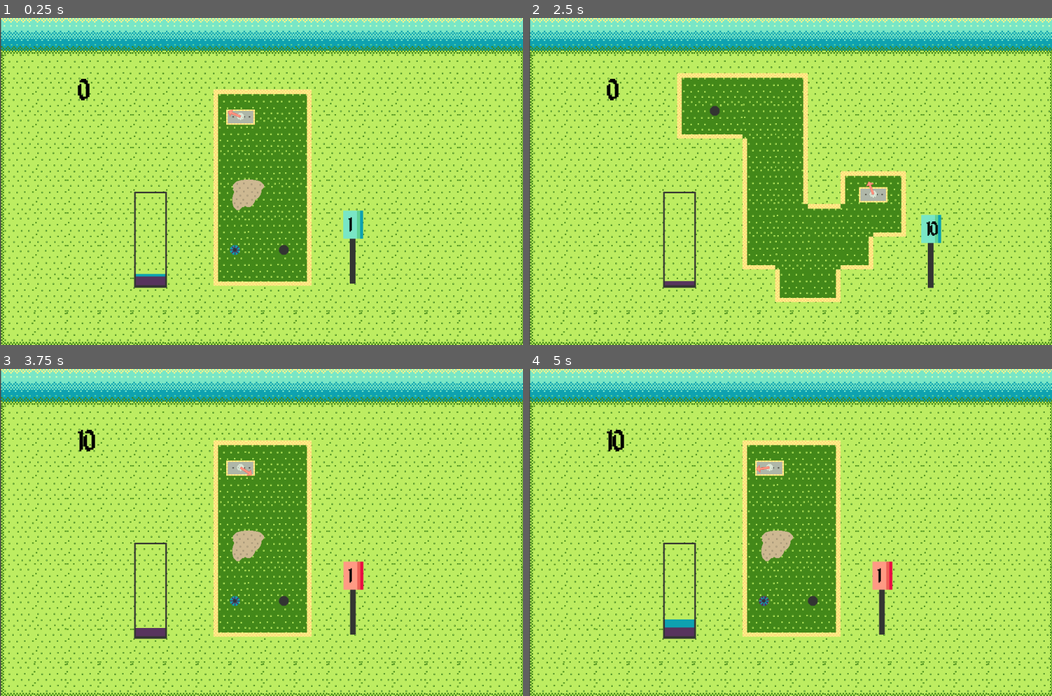
Above: before the commit, frames 1-4 (two rows, left to right).
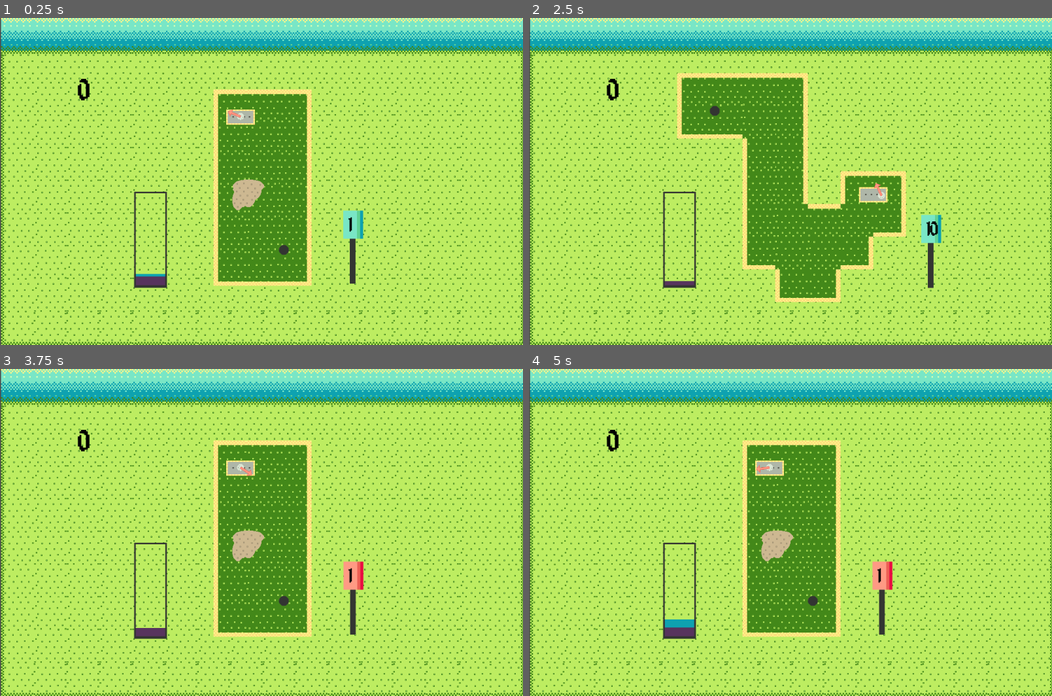
Above: after the commit, the same moments.

Repository: kenset/Par-One
Game: Godot game, scene res://PlayScene.tscn
Two runs of this game, one before a commit and one after it. Both use one fixed random seed, a clock stepped at 60 frames per second and the inputs below.
Inputs (mouse positions are in pixels of both pictures, inside the frame that each line leads up to):
- Up to frame 1 (0.25 s): no input
- Up to frame 2 (2.5 s): tap Enter at 0.5 s; move the mouse to (905, 165) at 0.52 s; hold H (hard_modifier) 0.53-1.28 s; tap 1 at 0.8, 1.35, 2.3 s; move the mouse to (685, 197) at 1.27 s; tap H (hard_modifier) at 1.55 s; move the mouse to (842, 109) at 2.02 s; hold H (hard_modifier) from 2.03 s (still down)
- Up to frame 3 (3.75 s): move the mouse to (235, 597) at 2.77 s; release H (hard_modifier) at 2.78 s; tap Space (hit_golf_ball) at 2.85 s; tap H (hard_modifier) at 3.05 s; move the mouse to (418, 581) at 3.52 s; hold 1 from 3.53 s (still down)
- Up to frame 4 (5 s): move the mouse to (633, 483) at 4.27 s; release 1 at 4.28 s; tap H (hard_modifier) at 4.35 s

The runs differ from the first frame. In frame 1, less than 0.1% of the frame differs, in the area x 43-46%, y 69-73%; in frame 2, less than 0.1%; in frame 3, 0.2%, in the area x 14-46%, y 18-73%; in frame 4, 0.2%.

Commit message:
Increases point value from walls and holes in one when on a hard course

Diff:
--- a/GolfBall.gd
+++ b/GolfBall.gd
@@ -44,8 +44,12 @@
 
 func _on_body_entered(body):
 	$WallHit.play()
+
+	if (find_parent("PlayScene").in_hard_course):
+		emit_signal("score_points", WALL_POINTS * 3)
+	else:
+			emit_signal("score_points", WALL_POINTS)
 	emit_signal("screen_shake", 1.0, 0.1)
-	emit_signal("score_points", WALL_POINTS)
 
 func _on_hole_in_one(is_special):
 	queue_free()
--- a/Hole.gd
+++ b/Hole.gd
@@ -16,7 +16,10 @@
 
 func _on_body_entered(body):
 	hole_in_one()
-	emit_signal("score_points", 1000)
+	var points = 1000
+	if (find_parent("PlayScene").in_hard_course):
+		points = 3000
+	emit_signal("score_points", points)
 
 func hole_in_one():
 	if (IS_SPECIAL):
--- a/PlayScene.gd
+++ b/PlayScene.gd
@@ -11,6 +11,7 @@
 var currentCourse: Node2D
 var confetti_scene = preload("res://Confetti.tscn")
 var go_to_hard_course = false
+var in_hard_course = false
 
 func _ready():
 	self.connect("reset_power_meter", $PowerMeter, "_on_reset_power_meter")
@@ -20,11 +21,13 @@
 func _input(event):
 	if event is InputEventKey and event.pressed and event.scancode != KEY_SPACE:
 		if (event.scancode - 49 < courses.size()):
+			go_to_hard_course = false
 			loadCourseWithCourseNumber(event.scancode - 49, courses)
 
 func _process(delta):
 	if (Input.is_action_pressed("hard_modifier")):
 		if (Input.is_key_pressed(KEY_1)):
+			go_to_hard_course = true
 			loadCourseWithCourseNumber(0, hardCourses)
 
 func loadNextCourse():
@@ -41,6 +44,10 @@
 
 	var courseToLoad = courses_array[courseNumber].instance()
 	loadCourse(courseToLoad)
+	if (go_to_hard_course == true):
+		in_hard_course = true
+	else:
+		in_hard_course = false
 
 func loadCourse(course):
 	currentCourse = course
@@ -94,6 +101,8 @@
 	if (is_special):
 		confettiPosition = currentCourse.get_node("SpecialHole").get_global_position()
 		go_to_hard_course = true
+	else:
+		go_to_hard_course = false
 	confetti.set_global_position(confettiPosition)
 	add_child(confetti)
 
--- a/courses/Course_01.tscn
+++ b/courses/Course_01.tscn
@@ -89,7 +89,3 @@
 
 [node name="Sign" parent="." instance=ExtResource( 14 )]
 position = Vector2( 176, 88 )
-
-[node name="SpecialHole" parent="." instance=ExtResource( 13 )]
-position = Vector2( -64, 112 )
-IS_SPECIAL = true
--- a/courses/Course_03.tscn
+++ b/courses/Course_03.tscn
@@ -83,3 +83,7 @@
 [node name="Sign" parent="." instance=ExtResource( 13 )]
 position = Vector2( 61.0779, 87.1967 )
 LABEL = 3
+
+[node name="SpecialHole" parent="." instance=ExtResource( 12 )]
+position = Vector2( 25.3227, -42.3208 )
+IS_SPECIAL = true
--- a/courses/Course_Hard_01.tscn
+++ b/courses/Course_Hard_01.tscn
@@ -99,7 +99,7 @@
 texture = ExtResource( 10 )
 
 [node name="GolfBall" parent="." instance=ExtResource( 11 )]
-position = Vector2( 155, 8 )
+position = Vector2( 171.113, 10.5889 )
 
 [node name="Hole" parent="." instance=ExtResource( 12 )]
 position = Vector2( -160, -160 )
